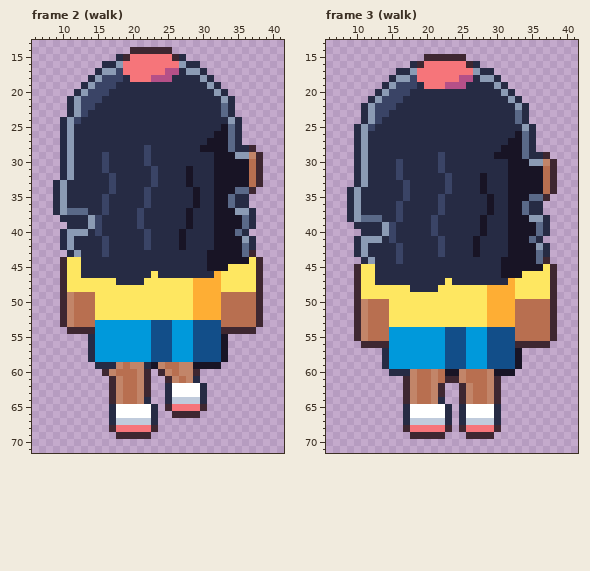
Pixel-art file -- art/road/walker-ada.aseprite. That is the earlier state.
48x72 pixels, 24 frames. Shown: frame 2 (walk): x 6..41, y 13..71; frame 3 (walk): x 6..41, y 13..71. The commit also changed other frames, which this record leaves out.
The same view after the edit:
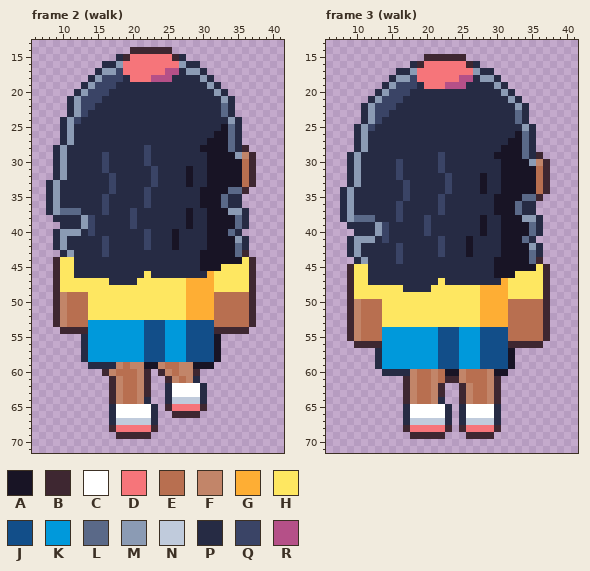
Palette (. is transparent): A #181425  B #3e2731  C #ffffff  D #f6757a  E #b86f50  F #c28569  G #feae34  H #fee761  J #124e89  K #0099db  L #5a6988  M #8b9bb4  N #c0cbdc  P #262b44  Q #3a4466  R #b55088
The exact change:
Changed rows in their new state; - is an unchanged pixel.
Frame 2 (walk):
first column x 8:
28 -PMP------------------------B.-
29 -PMP-------------------A----FB.
30 -PMP-------------------A----EB.
31 -PMP-------------------A----EB.
32 -PMP-------------------A----EB.
33 PMP--------------------A----EB.
34 PMP------------------PAA--L-B.-
35 PMP------------------PAA-LP-.--
36 PMP------------------PAA-LP-.--
37 PML--P------QP---------A--M-P.-
38 -P---MQP----QP---------A---LP.-
39 --P--MQP----QP---------A---LP.-
40 -PM--PQP----------AP---A--LP.--
41 -PMP--------------AP---A---MP.-
42 -PMP--------------AP---A---LP.-
43 --PMP-----------------A----LB.-
44 -BH-P-----------------A-----HB.
45 -BH-P-----------------A--H---B.
46 -BH-P---------HP-------GH----B.
47 -BH------P---H------G---H----B.
48 -BH-----------------G---H----B.
49 -BFE--H-------------G---E----B.
50 -BFE--H-------------G---E----B.
51 -BFE--H-------------G---E----B.
52 -BFE--H-------------G---E----B.
53 -BFE--K-------J--K--J---E----B.
54 --B---K-------J--K--J---B----.-
55 -----PK-------J--K--J---A.-----
56 -----PK-------J--K--J---A.-----
57 -----PK-------J--K--J---A.-----
58 -----PK-------J--K--J---A.-----
59 ------P-------A---------.------
Frame 3 (walk):
first column x 8:
29 -PMP------------------------B.-
30 -PMP-------------------A----FB.
31 -PMP-------------------A----EB.
32 -PMP-------------------A----EB.
33 -PMP-------------------A----EB.
34 PMP--------------------A----EB.
35 PMP------------------PAA--L-B.-
36 PMP------------------PAA-LP-.--
37 PMP------------------PAA-LP-.--
38 PML--P------QP---------A--M-P.-
39 -P---MQP----QP---------A---LP.-
40 --P--MQP----QP---------A---LP.-
41 -PM--PQP----------AP---A--LP.--
42 -PMP--------------AP---A---MP.-
43 -PMP--------------AP---A---LP.-
44 --PMP-----------------A----LB.-
45 -BH-P-----------------A-----HB.
46 -BH-P-----------------A--H---B.
47 -BH-P---------HP-------GH----B.
48 -BH------P---H------G---H----B.
49 -BH-----------------G---H----B.
50 -BFE--H-------------G---E----B.
51 -BFE--H-------------G---E----B.
52 -BFE--H-------------G---E----B.
53 -BFE--H-------------G---E----B.
54 -BFE--K-------J--K--J---E----B.
55 -BFE--K-------J--K--J---E----B.
56 --B---K-------J--K--J---B----.-
57 -----PK-------J--K--J---A.-----
58 -----PK-------J--K--J---A.-----
59 -----PK-------J--K--J---A.-----
60 ------P-----------------.------
Boxes around the changes in both pictures, in picture pixels (x1, y1, x2, y2):
changed: (46, 145, 263, 369)
changed: (340, 152, 557, 376)
